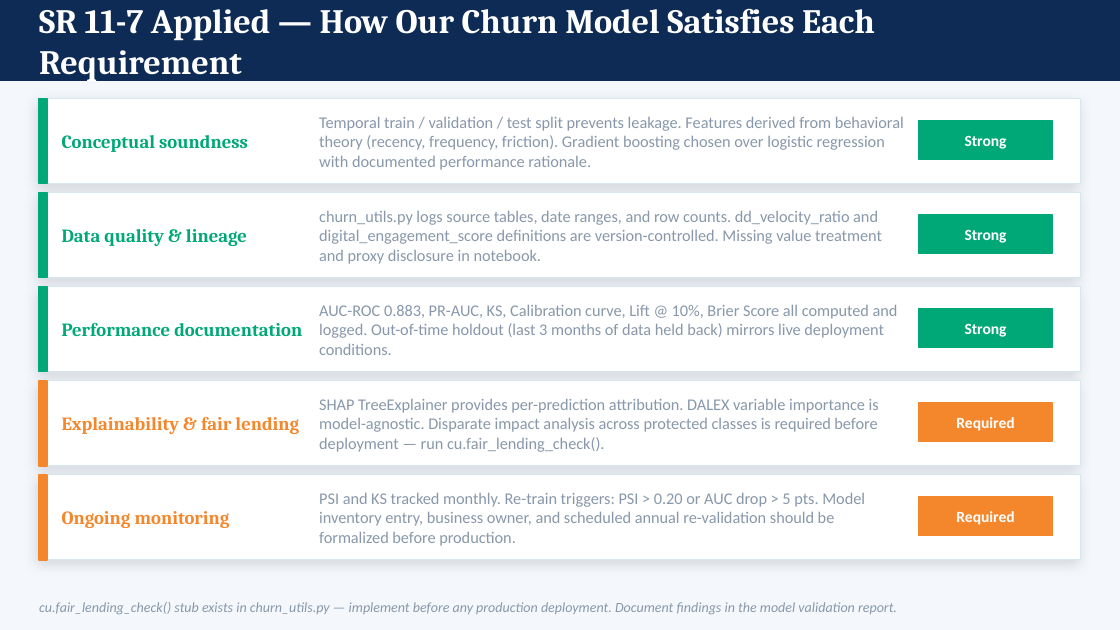
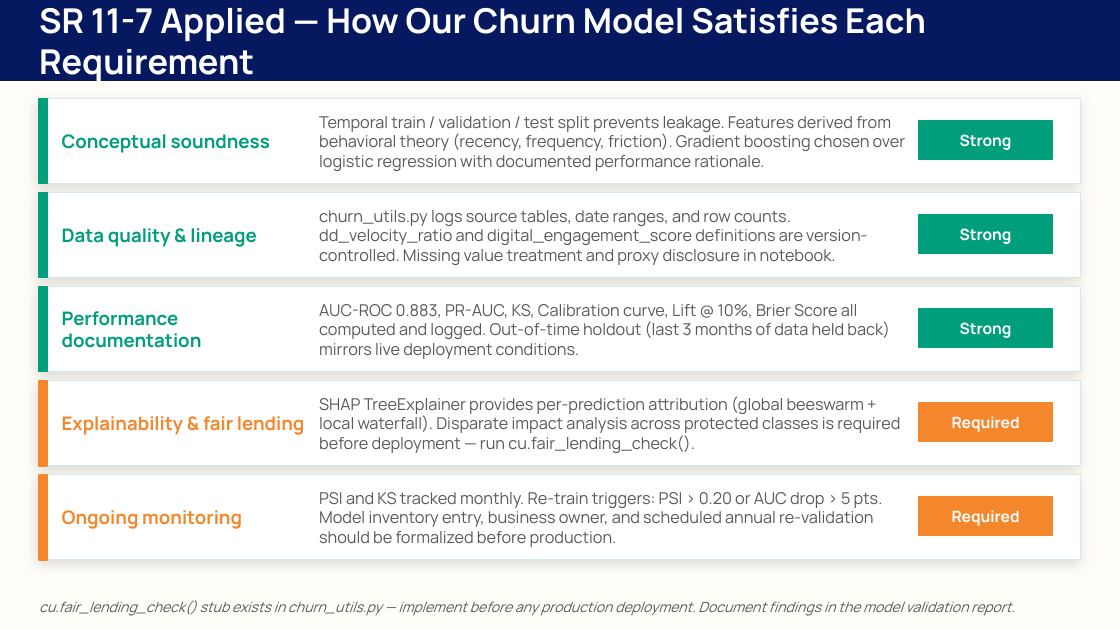
Before and after one commit to MonkeyWrenchGang/jhai_presentations, a slide deck: slide 53 of 14apr2026/data_science_for_banking_jh.pptx (slide 43 before the commit). Drawn at 1120x630 pixels with LibreOffice and Linux fonts; fonts in the diff are those of the drawing. Boxes give left, top, right and bottom in pixels: in the first picture for what was removed or moved away, otherwise in the second. Text is boxed around its words. In the diff, an @@ line names an element or a change of style, - is before the commit and + after.

```diff
--- a/14apr2026/data_science_for_banking_jh.pptx
+++ b/14apr2026/data_science_for_banking_jh.pptx
@@ background #F4F8FC to #FEFDF8 @@
@@ rectangle at bbox=[0, 0, 1120, 81]: fill #0D2B55 to #06185F; outline #0D2B55 1 pt to #06185F 1 pt @@
@@ font Cambria to Manrope, text colour #00A878 to #009E7A in 3 elements at bbox=[62, 134, 270, 153], bbox=[62, 228, 256, 247], bbox=[62, 311, 202, 348] @@
@@ fill #00A878 to #009E7A; outline #00A878 1 pt to #009E7A 1 pt in 3 elements at bbox=[918, 121, 1053, 159], bbox=[918, 215, 1053, 253], bbox=[918, 309, 1053, 347] @@
@@ text at bbox=[319, 396, 900, 453]: text changed; font Calibri to Manrope; text colour #8898AA to #575A5D @@
-SHAP TreeExplainer provides per-prediction attribution. DALEX variable importance is model-agnostic. Disparate impact analysis across protected classes is required before deployment — run cu.fair_lending_check().
+SHAP TreeExplainer provides per-prediction attribution (global beeswarm + local waterfall). Disparate impact analysis across protected classes is required before deployment — run cu.fair_lending_check().
@@ font Cambria to Manrope in 3 elements at bbox=[39, 8, 926, 84], bbox=[62, 416, 305, 435], bbox=[62, 510, 242, 529] @@
@@ font Calibri to Manrope in 5 elements at bbox=[960, 134, 1012, 150], bbox=[960, 228, 1012, 244], bbox=[960, 322, 1012, 338], bbox=[952, 416, 1020, 432], bbox=[952, 510, 1020, 526] @@
@@ font Calibri to Manrope, text colour #8898AA to #575A5D in 5 elements at bbox=[319, 116, 906, 171], bbox=[319, 210, 867, 265], bbox=[319, 304, 890, 359], bbox=[319, 492, 883, 547], bbox=[39, 600, 1015, 616] @@
```
Also in this commit, not shown: 40 other slides changed, 12 slides added, 2 slides removed, 4 other files.
